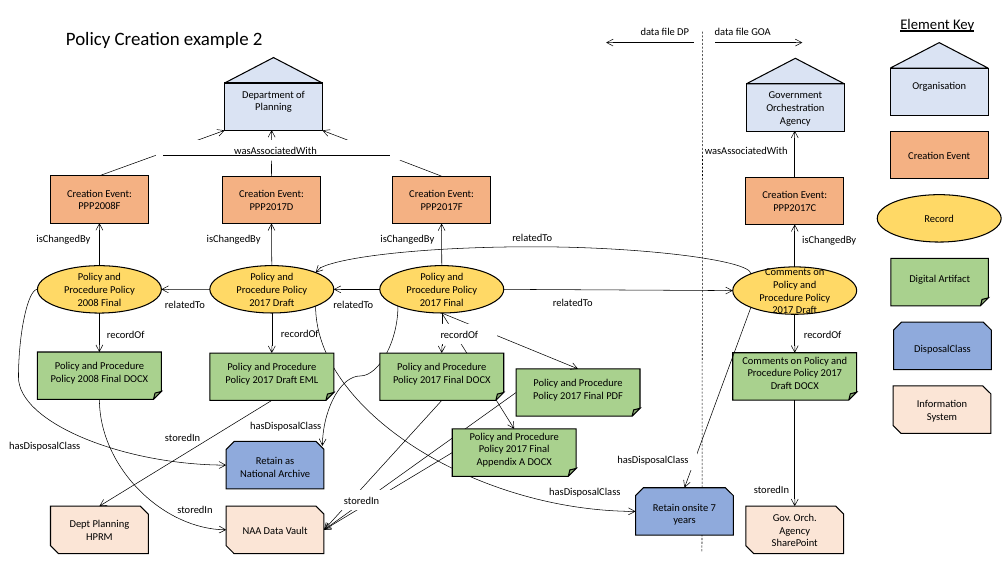
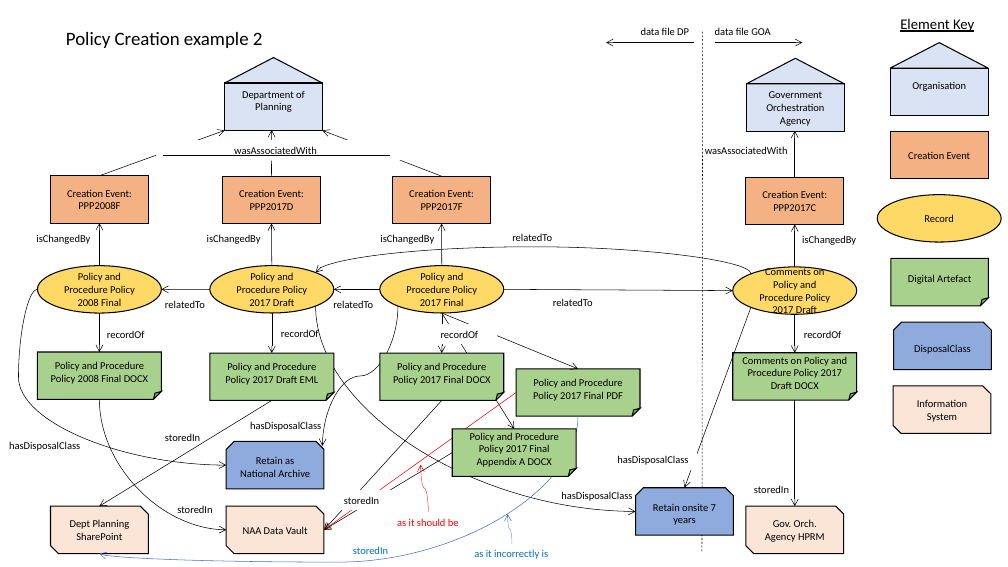
Before and after one commit to AGLDWG/agrif-ont, a slide deck: slide 2 of examples/graphs.pptx. Drawn at 1008x567 pixels with LibreOffice and Linux fonts; fonts in the diff are those of the drawing. Boxes give left, top, right and bottom in pixels: in the first picture for what was removed or moved away, otherwise in the second. Text is boxed around its words. In the diff, an @@ line names an element or a change of style, - is before the commit and + after.

```diff
--- a/examples/graphs.pptx
+++ b/examples/graphs.pptx
@@ text in folded corner at (x1=908, y1=274, x2=971, y2=284): text changed @@
-Digital Artifact
+Digital Artefact
@@ curved arrow added from (578, 417) to (99, 554), #4472C4 0.5 pt @@
@@ arrow (516, 392) - (324, 530): stroke #000000 0.5 pt to #FF0000 0.5 pt @@
@@ curved arrow added from (429, 512) to (420, 465), #FF0000 0.5 pt dashed @@
@@ text "hasDisposalClass" moved from (x1=549, y1=487, x2=620, y2=497) to (x1=561, y1=491, x2=632, y2=501) @@
@@ text in snip diag rect at (x1=70, y1=520, x2=130, y2=540): text changed @@
-Dept Planning HPRM
+Dept Planning SharePoint
@@ text added at (x1=397, y1=518, x2=459, y2=526), 10 pt, text #FF0000 @@
+as it should be
@@ curved arrow added from (512, 544) to (507, 514), #4472C4 0.5 pt dashed @@
@@ text in snip diag rect at (x1=765, y1=519, x2=825, y2=542): text changed @@
-Gov. Orch. Agency SharePoint
+Gov. Orch. Agency HPRM
@@ text added at (x1=353, y1=546, x2=388, y2=554), 10 pt, text #0070C0 @@
+storedIn
@@ text added at (x1=474, y1=549, x2=549, y2=559), 10 pt, text #0070C0 @@
+as it incorrectly is
```
Also in this commit, not shown: 2 other files.
